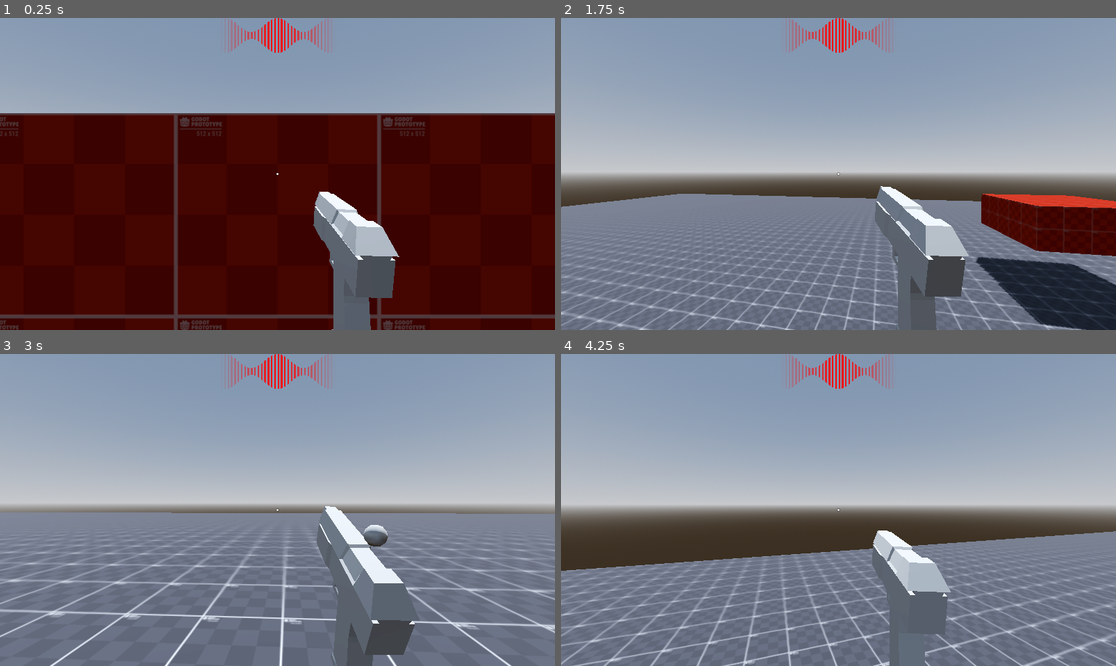
Above: before the commit, frames 1-4 (two rows, left to right).
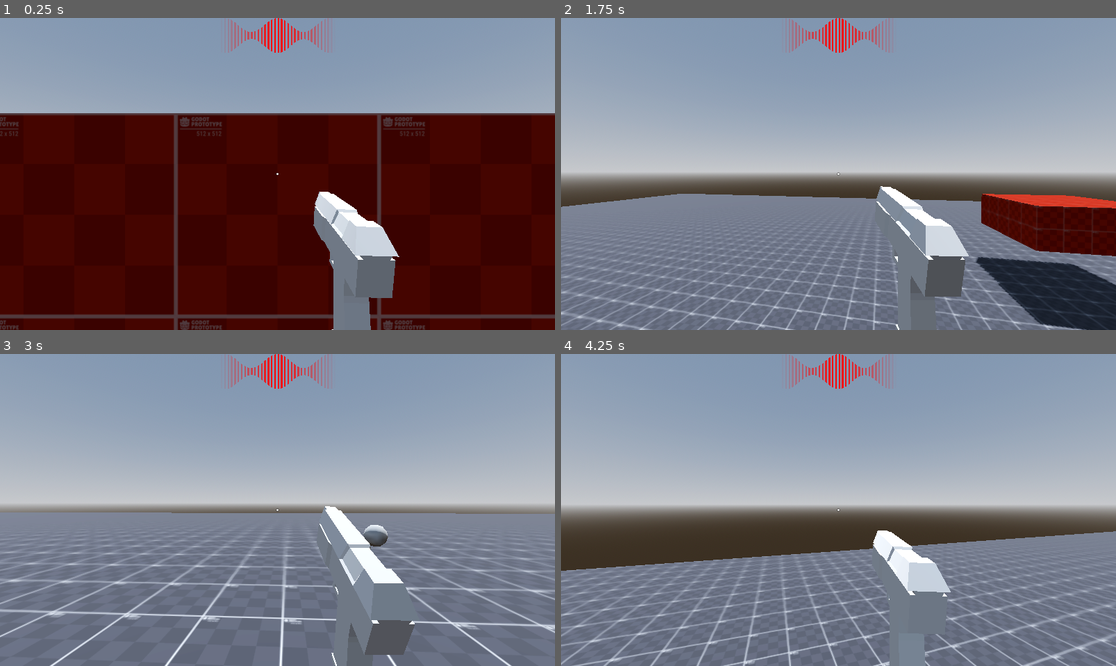
Above: after the commit, the same moments.

Repository: WasteIy/GameOff2025
Game: Godot game, scene res://Scenes/Levels/debug_level.tscn
The game is run twice, just before and just after one commit, with the same random seed, the same clock (stepped at 60 frames per second) and the same inputs.
Inputs (mouse positions are in pixels of both pictures, inside the frame that each line leads up to):
- Up to frame 1 (0.25 s): no input
- Up to frame 2 (1.75 s): tap Enter at 0.5 s; move the mouse to (866, 174) at 0.52 s; hold Ctrl (crouch) 0.53-1.28 s; hold W (move_forward) from 0.53 s (still down); click (866, 174) at 0.67 s; tap Space (jump) at 0.77, 1.52 s; move the mouse to (810, 174) at 1.27 s; tap Shift (run) at 1.35 s
- Up to frame 3 (3 s): keep holding W (move_forward); move the mouse to (288, 503) at 2.02 s; click (288, 503) at 2.1 s; move the mouse to (271, 516) at 2.77 s; tap Ctrl (crouch) at 2.85 s; click (271, 516) at 2.92 s
- Up to frame 4 (4.25 s): keep holding W (move_forward); tap Space (jump) at 3.02, 3.77 s; move the mouse to (877, 513) at 3.52 s; hold Shift (run) from 3.53 s (still down)

The runs differ from the first frame. In frame 1, 2.1% of the frame differs, in the area x 56-72%, y 56-100%; in frame 2, 1.0%; in frame 3, 1.4%; in frame 4, 3.1%, in the area x 56-71%, y 56-100%.

Commit message:
Weapon viewport

Diff:
--- /dev/null
+++ b/Assets/Shaders/weapon_viewport.gdshader
@@ -0,0 +1,44 @@
+shader_type spatial;
+render_mode blend_mix,depth_draw_opaque,cull_back,diffuse_burley,specular_schlick_ggx;
+
+uniform float viewmodel_fov = 75.0f;
+
+uniform vec4 albedo : source_color = vec4(1.0f);
+uniform sampler2D texture_albedo : source_color;
+uniform float specular = 0.5f;
+uniform float metallic = 1.0f;
+uniform float roughness : hint_range(0,1) = 1.0f;
+uniform sampler2D texture_metallic : hint_default_white;
+uniform vec4 metallic_texture_channel = vec4(1.0, 0.0, 0.0, 0.0);
+uniform sampler2D texture_roughness : hint_default_white;
+uniform vec4 roughness_texture_channel = vec4(1.0, 0.0, 0.0, 0.0);
+uniform sampler2D texture_normal : hint_normal;
+uniform float normal_scale : hint_range(-16,16) = 0.5f;
+uniform vec3 uv1_scale = vec3(1.0f);
+uniform vec3 uv1_offset = vec3(0.0f);
+
+void vertex() {
+	UV = UV * uv1_scale.xy + uv1_offset.xy;
+
+	float onetanfov = 1.0f / tan(0.5f * (viewmodel_fov * PI / 180.0f));
+	float aspect = VIEWPORT_SIZE.x / VIEWPORT_SIZE.y;
+
+	PROJECTION_MATRIX[1][1] = -onetanfov;
+	PROJECTION_MATRIX[0][0] = onetanfov / aspect;
+}
+
+void fragment() {
+	DEPTH = FRAGCOORD.z * 2.99;
+	vec2 base_uv = UV;
+	vec4 albedo_tex = texture(texture_albedo,base_uv);
+	albedo_tex *= COLOR;
+	ALBEDO = albedo.rgb * albedo_tex.rgb;
+	float metallic_tex = dot(texture(texture_metallic,base_uv),metallic_texture_channel);
+	METALLIC = metallic_tex * metallic;
+	float roughness_tex = dot(texture(texture_roughness,base_uv),roughness_texture_channel);
+	ROUGHNESS = roughness_tex * roughness;
+	SPECULAR = specular;
+	NORMAL_MAP = texture(texture_normal,base_uv).rgb;
+
+	NORMAL_MAP_DEPTH = normal_scale;
+}
--- a/Scenes/Player/Weapons/weapon_manager.tscn
+++ b/Scenes/Player/Weapons/weapon_manager.tscn
@@ -1,9 +1,24 @@
-[gd_scene load_steps=14 format=4 uid="uid://d1o7b30ilyyb0"]
+[gd_scene load_steps=16 format=4 uid="uid://d1o7b30ilyyb0"]
 
 [ext_resource type="Script" uid="uid://dgjhlcdihhsnd" path="res://Scenes/Player/Weapons/weapon_manager.gd" id="1_kfrq2"]
 [ext_resource type="Script" uid="uid://cd780r5y6bcu1" path="res://Scenes/Player/Weapons/pistol.gd" id="2_hw3gm"]
 [ext_resource type="Script" uid="uid://co0mq4weu4jyn" path="res://Scenes/Player/Weapons/animation_manager.gd" id="3_l4ui6"]
 [ext_resource type="PackedScene" uid="uid://kuxcn84buch0" path="res://Scenes/Player/Weapons/Bullet/bullet.tscn" id="3_pr5rr"]
+[ext_resource type="Shader" uid="uid://dp13lb5xwavhs" path="res://Assets/Shaders/weapon_viewport.gdshader" id="4_pr5rr"]
+
+[sub_resource type="ShaderMaterial" id="ShaderMaterial_6h34i"]
+render_priority = 0
+shader = ExtResource("4_pr5rr")
+shader_parameter/viewmodel_fov = 75.0
+shader_parameter/albedo = Color(1, 1, 1, 1)
+shader_parameter/specular = 0.5
+shader_parameter/metallic = 1.0
+shader_parameter/roughness = 1.0
+shader_parameter/metallic_texture_channel = Vector4(1, 0, 0, 0)
+shader_parameter/roughness_texture_channel = Vector4(1, 0, 0, 0)
+shader_parameter/normal_scale = 0.5
+shader_parameter/uv1_scale = Vector3(1, 1, 1)
+shader_parameter/uv1_offset = Vector3(0, 0, 0)
 
 [sub_resource type="ArrayMesh" id="ArrayMesh_6ahkl"]
 _surfaces = [{
@@ -29,6 +44,7 @@
 "index_count": 1062,
 "index_data": PackedByteArray("AAABAAIAAAACAAMACAAJAAoACAAKAAsAkAENAA4AkAEOAJEBEgATABQAEgAUABYAkgGTAZQBkgGUAZUBlgGXAZgB …(2747 unchanged characters)…
 "lods": [0.10723376, PackedByteArray("AAABAAIAAAACAAMAAQAEAAIAAQAFAAQABQAGAAQABQAHAAYACAAJAAoACAAKAAsADAANAA4ADAAPAA0AD …(1859 unchanged characters)…
+"material": SubResource("ShaderMaterial_6h34i"),
 "primitive": 3,
 "uv_scale": Vector4(0, 0, 0, 0),
 "vertex_count": 602,
@@ -46,6 +62,20 @@
 tracks/0/interp = 1
 tracks/0/loop_wrap = true
 tracks/0/keys = PackedFloat32Array(0, 1, 0, 0, 0, 1)
+
+[sub_resource type="Animation" id="Animation_54vjm"]
+resource_name = "equip"
+length = 0.3
+tracks/0/type = "position_3d"
+tracks/0/imported = false
+tracks/0/enabled = true
+tracks/0/path = NodePath("MeshContainer/Mesh")
+tracks/0/interp = 1
+tracks/0/loop_wrap = true
+tracks/0/keys = PackedFloat32Array(0, 1, 0, -1, 0, 0.3, 1, 0, 0, 0)
+
+[sub_resource type="Animation" id="Animation_pkcqw"]
+resource_name = "idle"
 
 [sub_resource type="Animation" id="Animation_ydlvs"]
 resource_name = "reload"
@@ -87,20 +117,6 @@
 tracks/0/loop_wrap = true
 tracks/0/keys = PackedFloat32Array(0, 1, 0, 0, 0, 0.3, 1, 0, -1, 0)
 
-[sub_resource type="Animation" id="Animation_54vjm"]
-resource_name = "equip"
-length = 0.3
-tracks/0/type = "position_3d"
-tracks/0/imported = false
-tracks/0/enabled = true
-tracks/0/path = NodePath("MeshContainer/Mesh")
-tracks/0/interp = 1
-tracks/0/loop_wrap = true
-tracks/0/keys = PackedFloat32Array(0, 1, 0, -1, 0, 0.3, 1, 0, 0, 0)
-
-[sub_resource type="Animation" id="Animation_pkcqw"]
-resource_name = "idle"
-
 [sub_resource type="AnimationLibrary" id="AnimationLibrary_ydlvs"]
 _data = {
 &"RESET": SubResource("Animation_pr5rr"),
Not shown, added: Assets/Shaders/weapon_viewport.gdshader.uid
